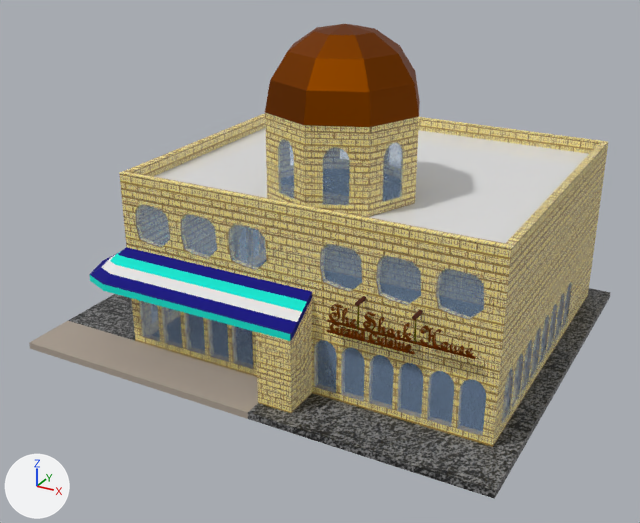
An edit to the glTF model Gangsta Wizards/Main/BUILDINGS/Assembly/A-2/The Shark House.glb, drawn before and after from the same camera.
One viewpoint serves both versions: a camera (50 mm lens) standing at (15.9, -26.0, 19.5) and looking at (-1.5, 5.8, 3.6). The axes (+X, +Y, +Z) are drawn at lower left. The lights are the same throughout. The first picture is the older version. Where no turn or scale is listed for an object, it has been applied to the vertices. Vertices at exactly the same position are counted once.

Objects in the first picture: 'Canopy', 'Cylinder', 'Ext Walls', 'Floor & Ground', 'Roof', 'Sign', 'Sphere', 'Windows', 'Windows - Low'.
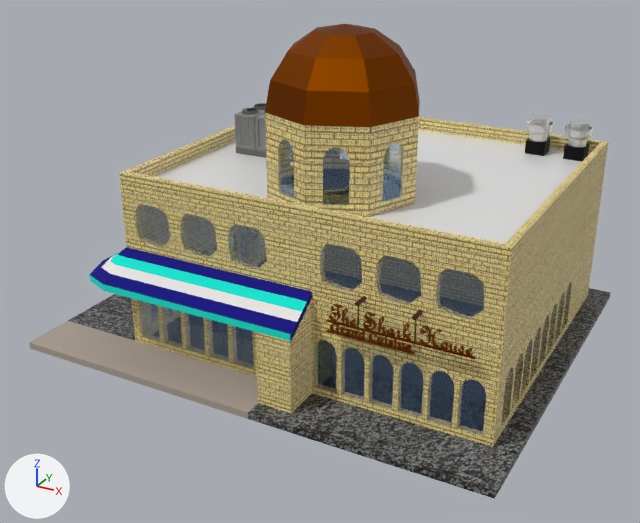
What differs and where, as boxes [x1, y1, x2, y2] in the pictures (640 x 523 px):
'Windows - Low', surface changed: [139, 139, 572, 437] in both
'Windows', surface changed: [135, 205, 484, 319] in both
'PRVUs', added: after [525, 115, 593, 161]
    faces in mat_fan_metal (white #e7e7e7): [526, 115, 593, 147]
    faces in mat_curb_metal (black #252525): [525, 138, 589, 161]
'RTU HP', added: after [234, 103, 266, 158]
    faces in mat_light_metal___cabinet (grey #a9a9a9): [234, 106, 266, 152]
    faces in mat_dark_metal (grey #838383): [236, 103, 266, 158]
part 1 of me_cube_002, surface changed: [119, 117, 608, 447] in both

Diff of the bpy script that builds the scene:
```diff
--- a/Gangsta Wizards/Main/BUILDINGS/Assembly/A-2/The Shark House.glb.py
+++ b/Gangsta Wizards/Main/BUILDINGS/Assembly/A-2/The Shark House.glb.py
@@ mat_glass @@
 mat_glass.alpha = 0.2
+mat_glass.metallic = 1.0
+mat_glass.roughness = 0.0
@@ mat_black @@
+mat_black = principled_material('Black')
+mat_black.base_color = (0.0, 0.0, 0.0)  # black #000000
@@ mat_black_plastic @@
+mat_black_plastic = principled_material('Black Plastic')
+mat_black_plastic.base_color = (0.000489, 0.000489, 0.000489)  # black #020202
+mat_black_plastic.roughness = 1.0
@@ mat_light_metal___cabinet @@
+mat_light_metal___cabinet = principled_material('Light Metal - Cabinet')
+mat_light_metal___cabinet.base_color = (0.399, 0.399, 0.399)  # grey #a9a9a9
+mat_light_metal___cabinet.metallic = 1.0
+mat_light_metal___cabinet.roughness = 0.768
@@ mat_dark_metal @@
+mat_dark_metal = principled_material('Dark Metal')
+mat_dark_metal.base_color = (0.226, 0.226, 0.226)  # grey #838383
+mat_dark_metal.metallic = 1.0
@@ mat_fan_metal @@
+mat_fan_metal = principled_material('Fan Metal')
+mat_fan_metal.base_color = (0.8, 0.8, 0.8)  # white #e7e7e7
+mat_fan_metal.metallic = 1.0
@@ mat_curb_metal @@
+mat_curb_metal = principled_material('Curb Metal')
+mat_curb_metal.base_color = (0.0186, 0.0186, 0.0186)  # black #252525
+mat_curb_metal.metallic = 1.0
+mat_curb_metal.roughness = 0.697
@@ me_cube_002 @@
 me_cube_002.from_pydata(...)  # 1342 vertices, 2834 faces; spans x -8.4..8.4, y -0.8..15.5, z 0.2..8.1
 # used by ob_ext_walls; location = (0.0, 0.0, 0.0)
+# me_cube_002 part 1: texture (UV) coordinates of 2834 of 2834 faces, centred in x -8.4..8.4, y -0.8..15.5, z 0.2..8.1, changed; they spanned u -2.85..4.6, v -2.17..4.6 and now span u -4.07..6.59, v -2.84..7.97
 me_cube_002.materials.append(mat_ext_walls)
@@ me_cube_001 @@
+me_cube_001.from_pydata(...)  # 840 vertices, 1407 faces; spans x -2.46..1.2, y -4.09..-1.86, z -1.55..0.44
+# faces by material slot: [967, 60, 184, 196]
+me_cube_001.materials.append(mat_light_metal___cabinet)  # grey #a9a9a9
+me_cube_001.materials.append(mat_black)  # black #000000
+me_cube_001.materials.append(mat_dark_metal)  # grey #838383
+me_cube_001.materials.append(mat_black_plastic)  # black #020202
@@ me_cube_004 @@
+me_cube_004.from_pydata(...)  # 110 vertices, 182 faces; spans x -0.8..2.22, y 0.77..1.98, z -0.3..1.38
+# faces by material slot: [24, 158]
+me_cube_004.materials.append(mat_curb_metal)  # black #252525
+me_cube_004.materials.append(mat_fan_metal)  # white #e7e7e7
@@ ob_rtu_hp @@
+ob_rtu_hp = bpy.data.objects.new('RTU HP', me_cube_001)
+ob_rtu_hp.location = (-4.43, 11.37, 9.01)
@@ ob_prvus @@
+ob_prvus = bpy.data.objects.new('PRVUs', me_cube_004)
+ob_prvus.location = (5.63, 12.85, 7.77)
```
